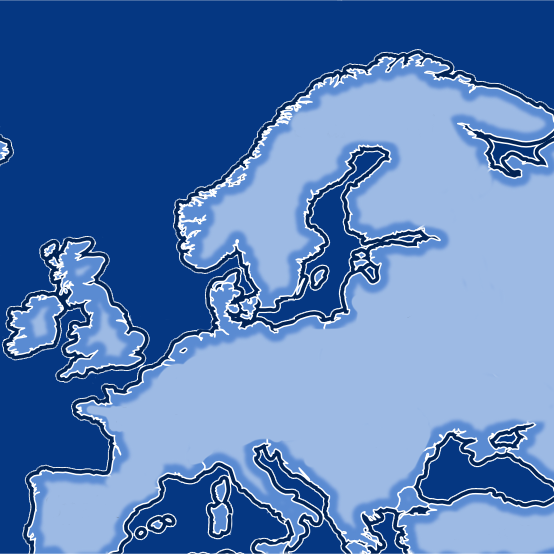
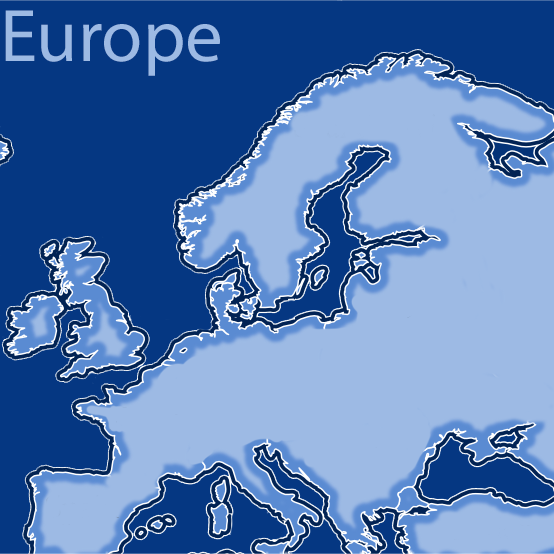
Two versions of the same layered image (w=554, h=554). Layer-by-layer changes:
added layer "Europe" above "Layer 1" over [5, 10, 220, 76]
